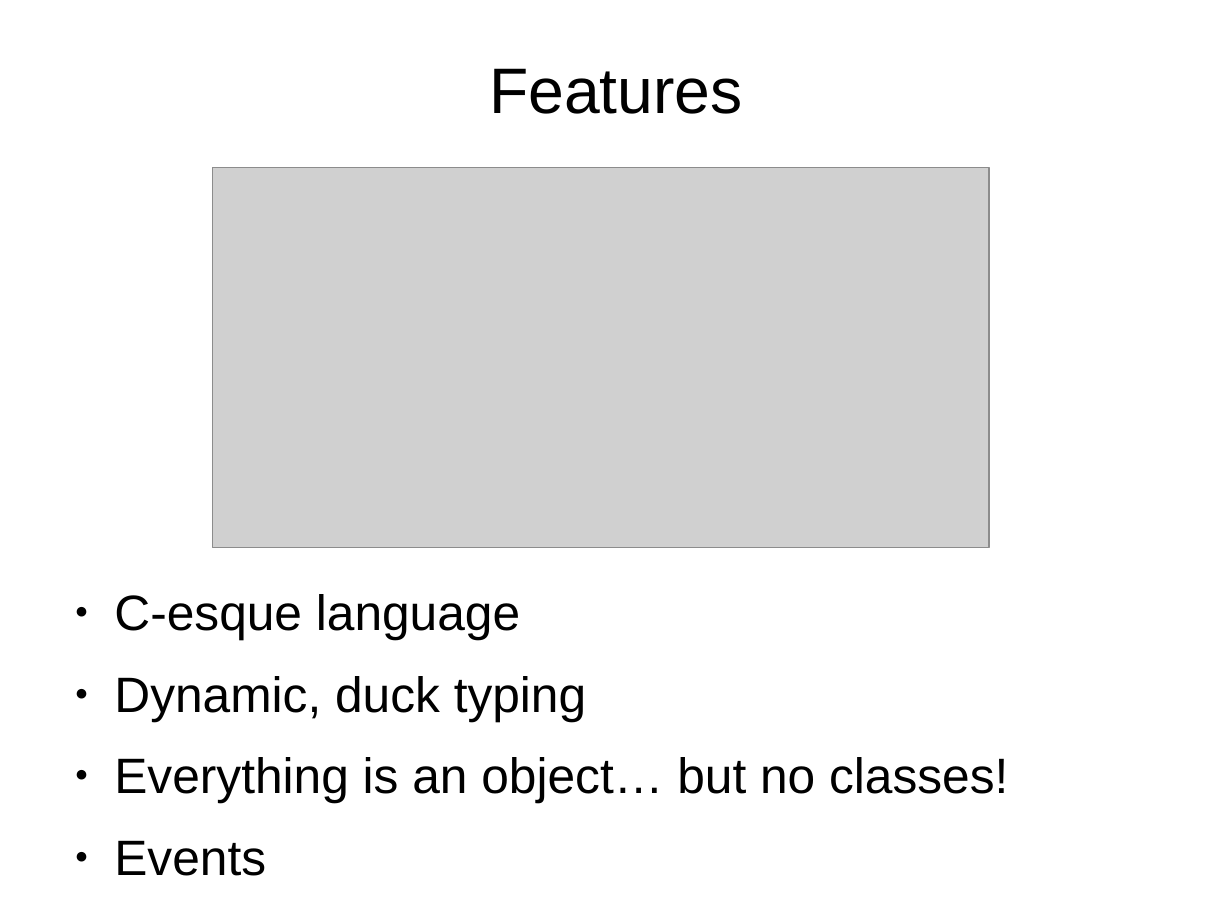
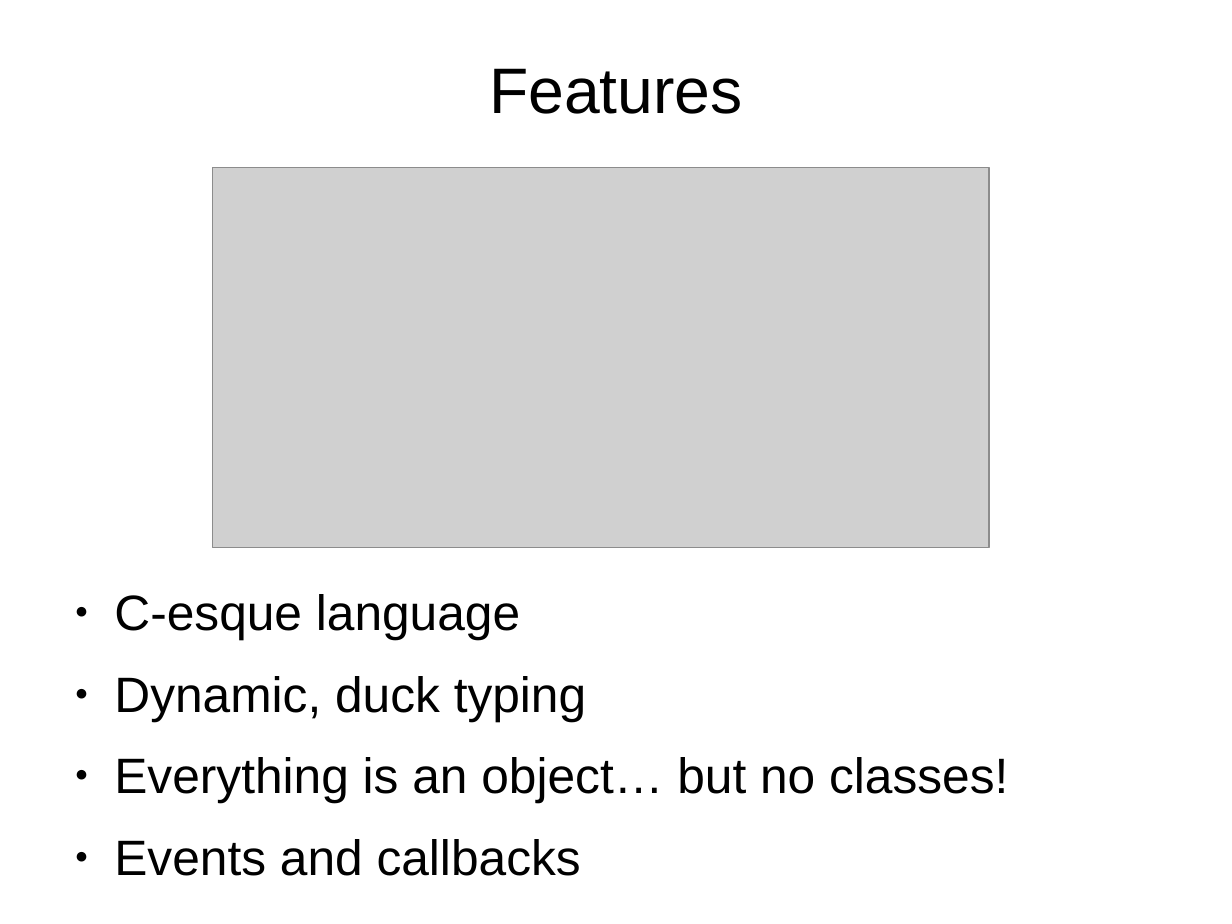
Before and after one commit to DepthDeluxe/CompilerOptimization, a slide deck: slide 4 of presentation/Javascript.odp (slide 3 before the commit). Drawn at 1232x924 pixels with LibreOffice and Linux fonts; fonts in the diff are those of the drawing; grey boxes stand for pictures; background and template pictures are left out. Boxes give left, top, right and bottom in pixels: in the first picture for what was removed or moved away, otherwise in the second. Text is boxed around its words. In the diff, an @@ line names an element or a change of style, - is before the commit and + after.

Commit message:
updated presentation

```diff
--- a/presentation/Javascript.odp
+++ b/presentation/Javascript.odp
@@ text at (114,839,581,876): text changed @@
-● Events
+● Events and callbacks
```
Also in this commit, not shown: 1 slide added, 2 slides removed.
